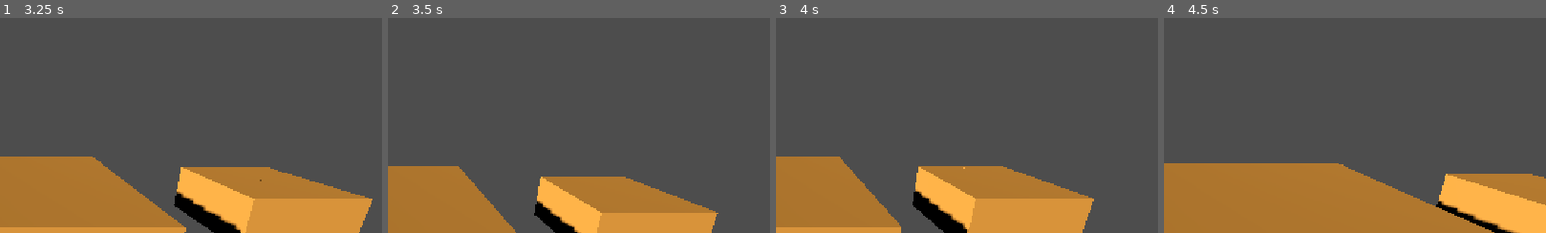
Above: before the commit, frames 1-4 (left to right).
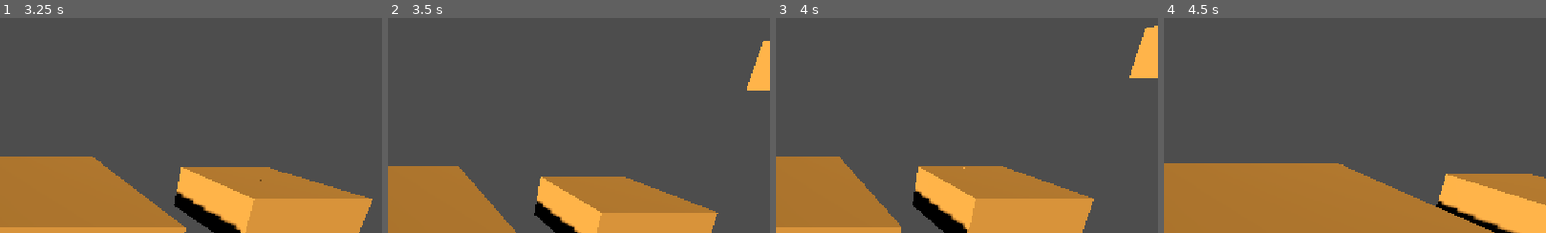
Above: after the commit, the same moments.

Repository: Nof-va/13dt1-nofo
Game: Godot game, scene res://Scenes/tut_movingplatforms_lvl.tscn
The game is run twice, just before and just after one commit, with the same random seed, the same clock (stepped at 60 frames per second) and the same inputs. This scene is started directly instead of the project's main scene.
Inputs:
- Up to frame 1 (3.25 s): tap Enter (ui_accept) at 0.5, 0.77, 1.52, 3.02 s; hold D (move_right) 0.53-1.28 s; tap E (interact) at 0.6, 2.85 s; hold A (move_left) 1.28-2.03 s; tap W (move_away) at 1.35 s; hold D (move_right) from 2.03 s (still down); tap S (move_toward) at 2.1 s
- Up to frame 2 (3.5 s): keep holding D (move_right)
- Up to frame 3 (4 s): release D (move_right) at 3.53 s; hold A (move_left) from 3.53 s (still down); tap W (move_away) at 3.6 s; tap Enter (ui_accept) at 3.77 s
- Up to frame 4 (4.5 s): tap Escape (pause) at 4.15 s; release A (move_left) at 4.25 s; click "Restart Level" at 4.25 s
The pictures show only the part of the screen within x 50-100%, y 16-66%; the shares and areas given below are measured in that part.

Frame 1 is identical in both runs. In frame 2, 0.9% of the frame differs, in the area x 94-100%, y 10-34%; in frame 3, 1.3%, in the area x 92-100%, y 3-28%; in frame 4, nothing differs.

Commit message:
Good enough

Diff:
--- a/13dt1-big-project/Scenes/door.tscn
+++ b/13dt1-big-project/Scenes/door.tscn
@@ -17,6 +17,7 @@
 collision_layer = 9
 collision_mask = 9
 script = ExtResource("2_p0e35")
+a = Vector3(0, 4, 0)
 b = Vector3(0, 10, 0)
 
 [node name="CollisionShape3D" type="CollisionShape3D" parent="AnimatableBody3D"]
--- a/13dt1-big-project/Scenes/level1.tscn
+++ b/13dt1-big-project/Scenes/level1.tscn
@@ -9,6 +9,7 @@
 [ext_resource type="MeshLibrary" uid="uid://b6flnivibl80i" path="res://Assets/Textures/world_blocks_v1.tres" id="7_yymuf"]
 [ext_resource type="PackedScene" uid="uid://bsox5fhocy8mq" path="res://Scenes/door.tscn" id="8_esggg"]
 [ext_resource type="PackedScene" uid="uid://cdn2sfrfu2sa4" path="res://Scenes/next_level.tscn" id="9_nolpu"]
+[ext_resource type="PackedScene" uid="uid://cqxjriuny4y80" path="res://Scenes/level2.tscn" id="10_rqhku"]
 [ext_resource type="PackedScene" uid="uid://ccys57t3mxxhi" path="res://Scenes/unlock_door_plate.tscn" id="11_af2a1"]
 
 [sub_resource type="BoxShape3D" id="BoxShape3D_ocmlb"]
@@ -56,9 +57,10 @@
 
 [node name="NextLevel" parent="." instance=ExtResource("9_nolpu")]
 transform = Transform3D(1, 0, 0, 0, 1, 0, 0, 0, 1, 44, 4.7, 0)
+next_level = ExtResource("10_rqhku")
 
 [node name="EasyUnlock" parent="." node_paths=PackedStringArray("door") instance=ExtResource("11_af2a1")]
 transform = Transform3D(1, 0, 0, 0, 1, 0, 0, 0, 1, 32, 0, 0)
-door = NodePath("")
+door = NodePath("../Door")
 
 [connection signal="body_entered" from="DeathZone" to="DeathZone" method="_on_body_entered"]
--- a/13dt1-big-project/Scenes/level2.tscn
+++ b/13dt1-big-project/Scenes/level2.tscn
@@ -47,38 +47,38 @@
 collision_layer = 5
 collision_mask = 5
 data = {
-"cells": PackedInt32Array(-5, 65534, 1441792, -5, 65535, 144 …(1270 unchanged characters)… , -65510, 0, 327680, -65510, 1, 327680, 327692, 65535, 1114112, 327692, 0, 1114112, 327693, 65535, 1114112, 327693, 0, 1114112)
+"cells": PackedInt32Array(-5, 65534, 1441792, -5, 65535, 144 …(1270 unchanged characters)… , -65510, 0, 327680, -65510, 1, 327680, 131084, 65535, 1048576, 131084, 0, 1048576, 131085, 65535, 1048576, 131085, 0, 1048576)
 }
-metadata/_editor_floor_ = Vector3(0, 5, 0)
+metadata/_editor_floor_ = Vector3(0, 2, 0)
 
 [node name="MovingPlatform" parent="." instance=ExtResource("6_mmf1u")]
 transform = Transform3D(1, 0, 0, 0, 1, 0, 0, 0, 1, 14, -1, 0)
-a = Vector3(17, 5, 0)
-b = Vector3(17, -1, 0)
+a = Vector3(14, 9, 0)
+b = Vector3(14, -1, 0)
 
 [node name="MovingPlatform2" parent="." instance=ExtResource("6_mmf1u")]
 transform = Transform3D(1, 0, 0, 0, 1, 0, 0, 0, 1, 18, -1, 0)
-a = Vector3(18, -6, 0)
+a = Vector3(18, -11, 0)
 b = Vector3(18, -1, 0)
 
 [node name="MovingPlatform3" parent="." instance=ExtResource("6_mmf1u")]
 transform = Transform3D(1, 0, 0, 0, 1, 0, 0, 0, 1, 22, -1, 0)
-a = Vector3(22, 5, 0)
+a = Vector3(22, 9, 0)
 b = Vector3(22, -1, 0)
 
 [node name="MovingPlatform4" parent="." instance=ExtResource("6_mmf1u")]
 transform = Transform3D(1, 0, 0, 0, 1, 0, 0, 0, 1, 30, -1, 0)
-a = Vector3(30, 5, 0)
+a = Vector3(30, 9, 0)
 b = Vector3(30, -1, 0)
 
 [node name="MovingPlatform5" parent="." instance=ExtResource("6_mmf1u")]
 transform = Transform3D(1, 0, 0, 0, 1, 0, 0, 0, 1, 34, -1, 0)
-a = Vector3(34, -6, 0)
+a = Vector3(34, -11, 0)
 b = Vector3(34, -1, 0)
 
 [node name="MovingPlatform6" parent="." instance=ExtResource("6_mmf1u")]
 transform = Transform3D(1, 0, 0, 0, 1, 0, 0, 0, 1, 38, -1, 0)
-a = Vector3(38, 5, 0)
+a = Vector3(38, 9, 0)
 b = Vector3(38, -1, 0)
 
 [node name="NextLevel" parent="." instance=ExtResource("7_vn460")]
--- a/13dt1-big-project/Scenes/tut_movingplatforms_lvl.tscn
+++ b/13dt1-big-project/Scenes/tut_movingplatforms_lvl.tscn
@@ -6,6 +6,7 @@
 [ext_resource type="Script" uid="uid://bav040fifgynp" path="res://Scripts/death_zone.gd" id="4_4h5r4"]
 [ext_resource type="PackedScene" uid="uid://cdn2sfrfu2sa4" path="res://Scenes/next_level.tscn" id="7_biqcg"]
 [ext_resource type="MeshLibrary" uid="uid://b6flnivibl80i" path="res://Assets/Textures/world_blocks_v1.tres" id="7_tpaam"]
+[ext_resource type="PackedScene" uid="uid://t8lfbvfw36d6" path="res://Scenes/level1.tscn" id="8_pvf62"]
 [ext_resource type="PackedScene" uid="uid://cw1eij87dpt8" path="res://Scenes/moving_platform.tscn" id="8_r1jtb"]
 
 [sub_resource type="BoxShape3D" id="BoxShape3D_ipc66"]
@@ -46,9 +47,9 @@
 collision_layer = 5
 collision_mask = 5
 data = {
-"cells": PackedInt32Array(-5, 65534, 1441792, -5, 65535, 144 …(1270 unchanged characters)… , -65510, 0, 327680, -65510, 1, 327680, 327692, 65535, 1114112, 327692, 0, 1114112, 327693, 65535, 1114112, 327693, 0, 1114112)
+"cells": PackedInt32Array(-5, 65534, 1441792, -5, 65535, 144 …(1270 unchanged characters)… , -65510, 0, 327680, -65510, 1, 327680, 131084, 65535, 458752, 131084, 0, 458752, 131085, 65535, 458752, 131085, 0, 458752)
 }
-metadata/_editor_floor_ = Vector3(0, 5, 0)
+metadata/_editor_floor_ = Vector3(0, 2, 0)
 
 [node name="MovingPlatform" parent="." instance=ExtResource("8_r1jtb")]
 transform = Transform3D(1, 0, 0, 0, 1, 0, 0, 0, 1, 18, -1, 0)
@@ -62,5 +63,6 @@
 
 [node name="NextLevel" parent="." instance=ExtResource("7_biqcg")]
 transform = Transform3D(1, 0, 0, 0, 1, 0, 0, 0, 1, 54, 4.7, 0)
+next_level = ExtResource("8_pvf62")
 
 [connection signal="body_entered" from="DeathZone" to="DeathZone" method="_on_body_entered"]
--- a/13dt1-big-project/Scripts/door_anim.gd
+++ b/13dt1-big-project/Scripts/door_anim.gd
@@ -6,9 +6,9 @@
 
 func open():
 	var move_tween = create_tween()
-	move_tween.tween_property(self, "position", b, time)
+	move_tween.tween_property(self, "position", b, time).set_trans(Tween.TRANS_SINE)
 
 
 func close():
 	var move_tween = create_tween()
-	move_tween.tween_property(self, "position", a, time)
+	move_tween.tween_property(self, "position", a, time).set_trans(Tween.TRANS_SINE)
--- a/13dt1-big-project/Scripts/item_button.gd
+++ b/13dt1-big-project/Scripts/item_button.gd
@@ -25,12 +25,6 @@
 			get_tree().get_first_node_in_group("Moveable").position = $SpawnItem.global_position
 
 
-	if item_check == false:
-		print("not here")
-	else:
-		print("here")
-
-
 func _on_body_entered(body: Node3D) -> void:
 	if body.is_in_group("Player"):
 		player_check = true
--- a/13dt1-big-project/Scripts/moving_platform.gd
+++ b/13dt1-big-project/Scripts/moving_platform.gd
@@ -13,5 +13,5 @@
 	var move_tween = create_tween()
 	move_tween.tween_property(self, "position", b, time).set_trans(Tween.TRANS_SINE).set_delay(pause)
 	move_tween.tween_property(self, "position", a, time).set_trans(Tween.TRANS_SINE).set_delay(pause)
-	await get_tree().create_timer(2 * time + 2 * pause).timeout
+	await get_tree().create_timer(1.5 * time + 1.5 * pause).timeout
 	move()
Not shown: 1 places in 13dt1-big-project/Scenes/level1.tscn that only renumber resources
Not shown: 1 places in 13dt1-big-project/Scenes/tut_movingplatforms_lvl.tscn that only renumber resources
